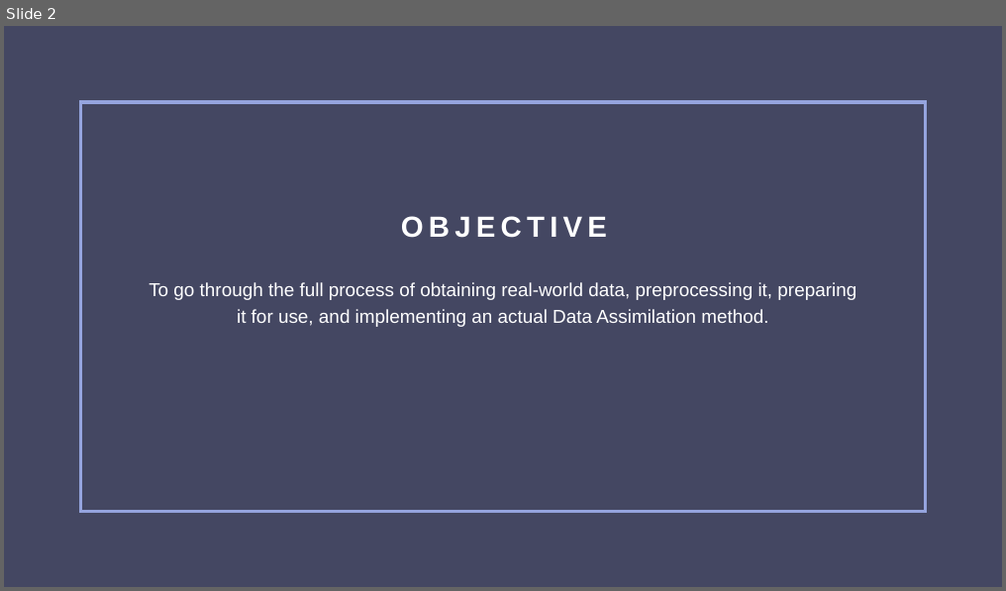
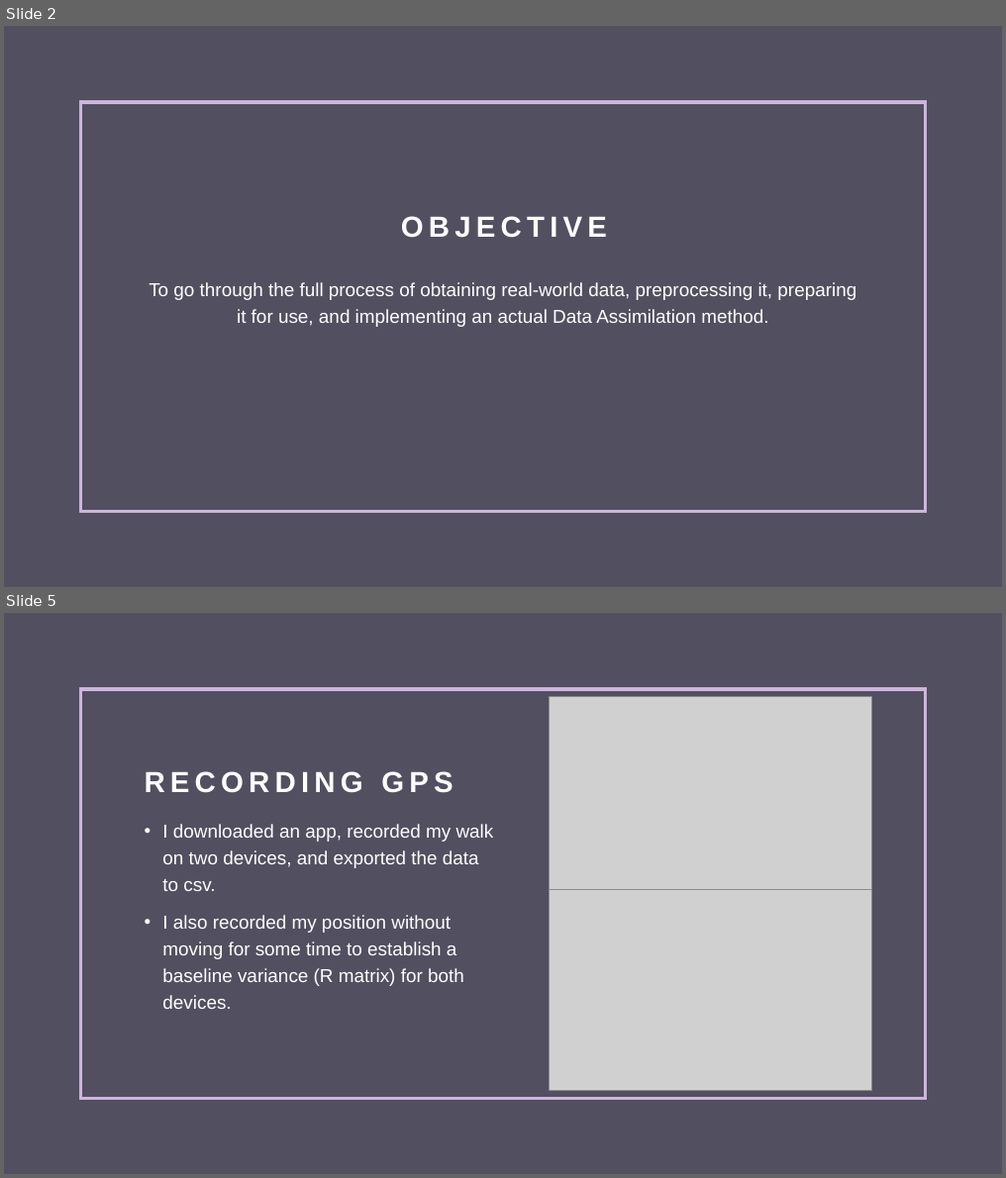
Before and after one commit to MarioShontz/GPS_DA, a slide deck: An Adventure with the Ensemble Kalman Filter.pptx. Shown one above the other, each under a label of ours: slide 2 before the commit, slides 2 and 5 after it; the slides between them are not shown. The pictures are 1006x591 and 1006x1178 pixels, drawn with LibreOffice and Linux fonts; fonts in the diff are those of the drawing; grey boxes stand for pictures. Boxes give left, top, right and bottom in pixels: in the first picture for what was removed or moved away, otherwise in the second. Text is boxed around its words. In the diff, an @@ line names an element or a change of style, - is before the commit and + after.

```diff
--- a/An Adventure with the Ensemble Kalman Filter.pptx
+++ b/An Adventure with the Ensemble Kalman Filter.pptx
@@ slide 5 added at [4, 613, 1002, 1174], background #515060; not listed: 1 template element that a slide beside it also shows @@
@@ picture added at [549, 697, 871, 890] @@
@@ title added at [145, 771, 452, 793], 28 pt, text #FFFFFF, bold @@
+RECORDING GPS
@@ text added at [162, 824, 494, 1009], 18 pt, text #FFFFFF @@
+• I downloaded an app, recorded my walk on two devices, and exported the data to csv.
+• I also recorded my position without moving for some time to establish a baseline variance (R matrix) for both devices.
@@ picture added at [549, 890, 871, 1090] @@
@@ slide 2 changed as well @@
@@ background #444863 to #515060 @@
@@ rectangle at [80, 102, 926, 511]: outline #95A4DE 3 pt to #CEB5DD 3 pt @@
```
Also in this commit, not shown: 2 other slides changed, 6 other slides added, 5 other files.
